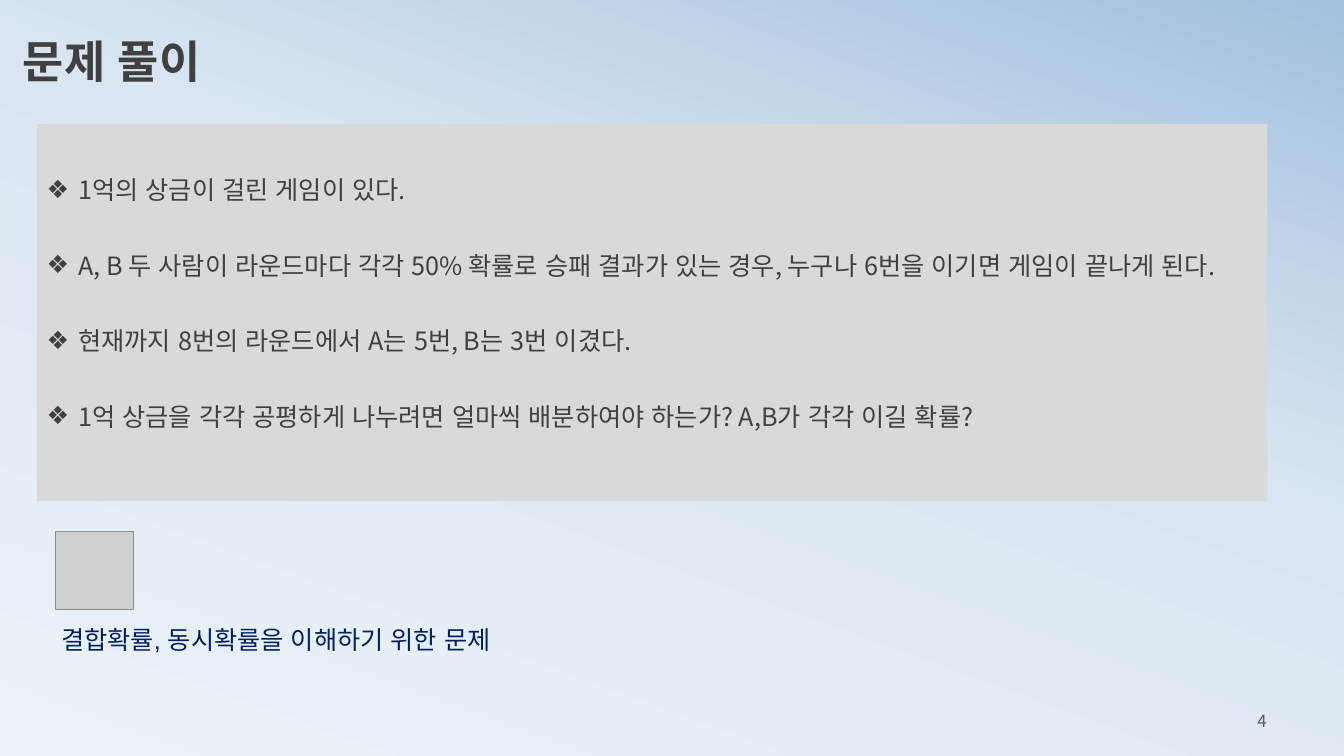
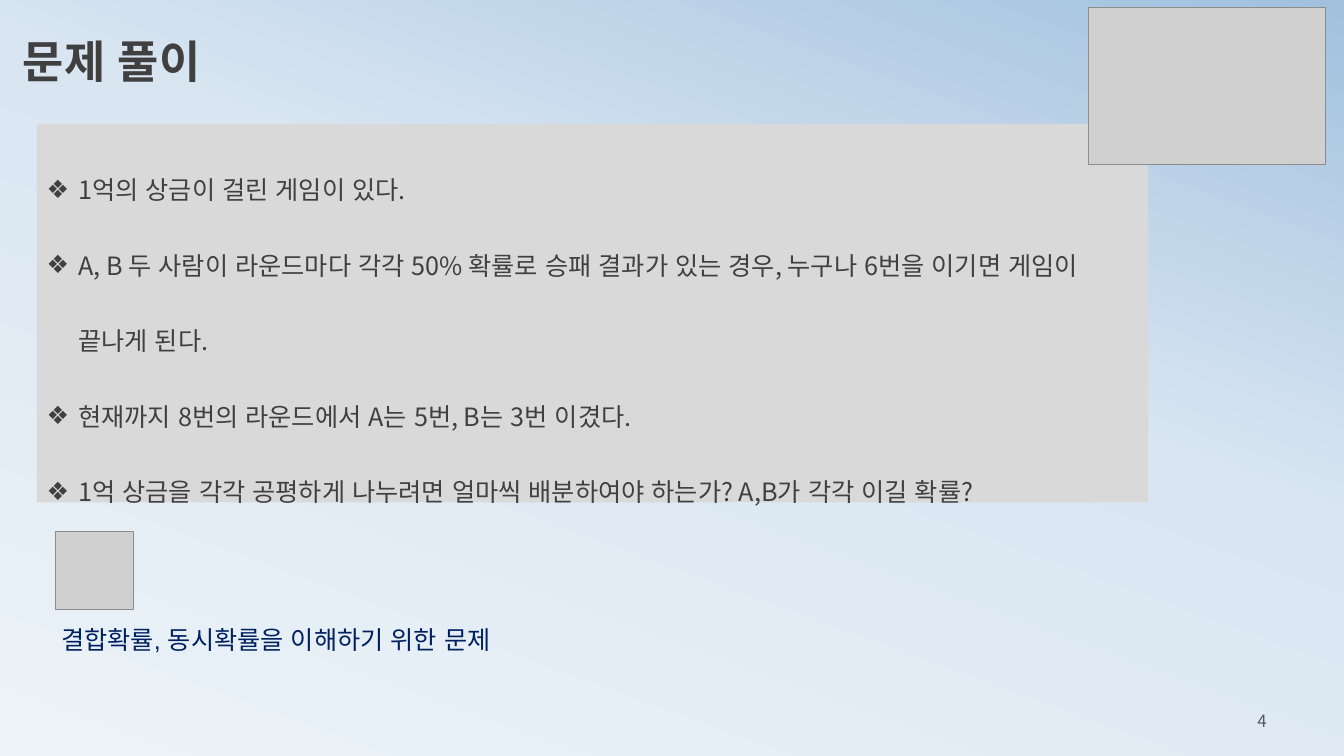
Before and after one commit to ancestor9/mathematics-for-machine-learning, a slide deck: slide 4 of 3_probability theory for machine learning.pptx. Drawn at 1344x756 pixels with LibreOffice and Linux fonts; fonts in the diff are those of the drawing; grey boxes stand for pictures. Boxes give left, top, right and bottom in pixels: in the first picture for what was removed or moved away, otherwise in the second. Text is boxed around its words. In the diff, an @@ line names an element or a change of style, - is before the commit and + after.

```diff
--- a/3_probability theory for machine learning.pptx
+++ b/3_probability theory for machine learning.pptx
@@ picture added at bbox=[1088, 7, 1325, 164] @@
@@ rectangle "1억의 상금이 걸린 게임이 있다.": place and size @@
-rectangle "1억의 상금이 걸린 게임이 있다." at bbox=[37, 124, 1268, 501]
+rectangle "1억의 상금이 걸린 게임이 있다." at bbox=[37, 124, 1148, 502]
```
Also in this commit, not shown: 28 other slides changed, 5 slides added, 3 slides removed.
